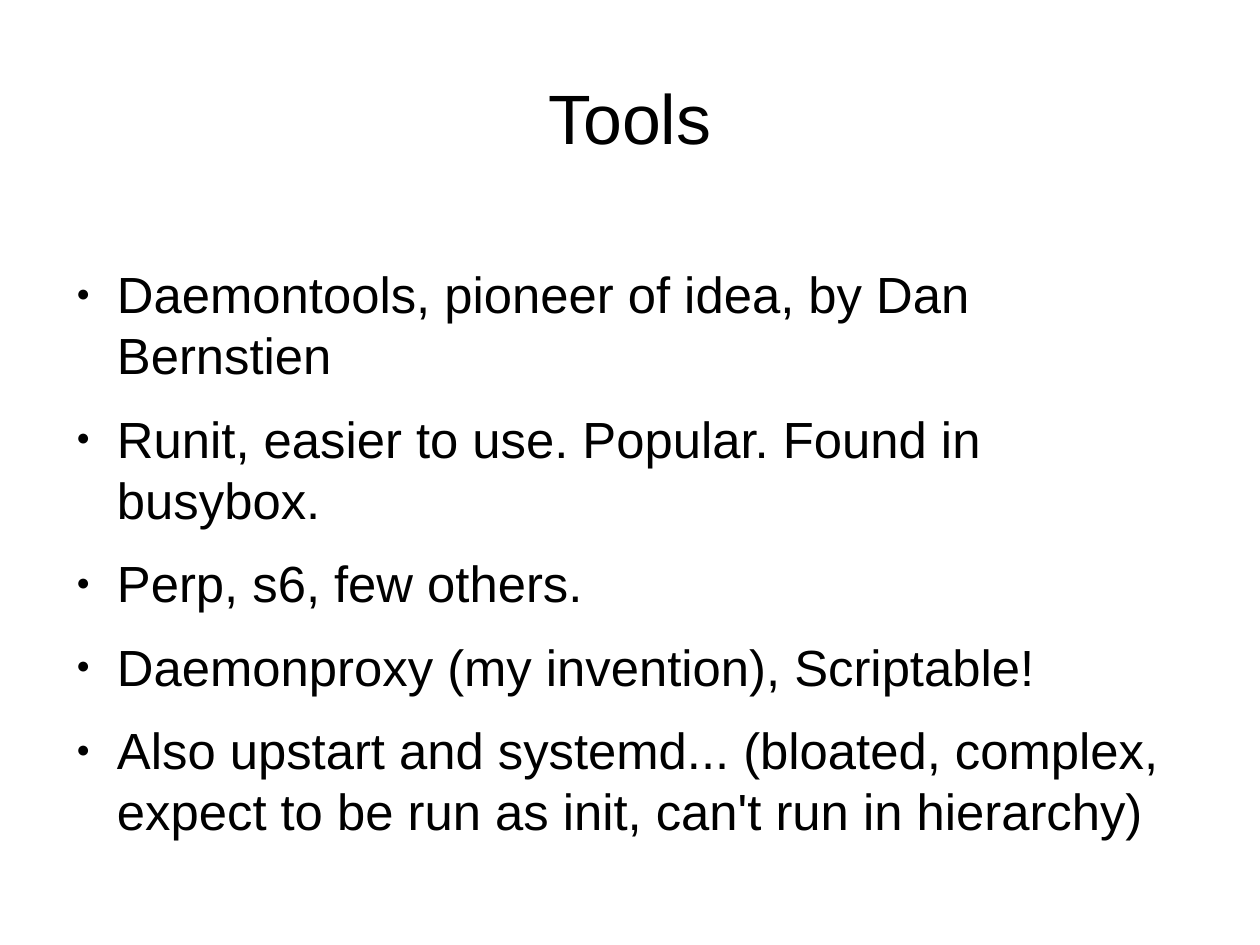
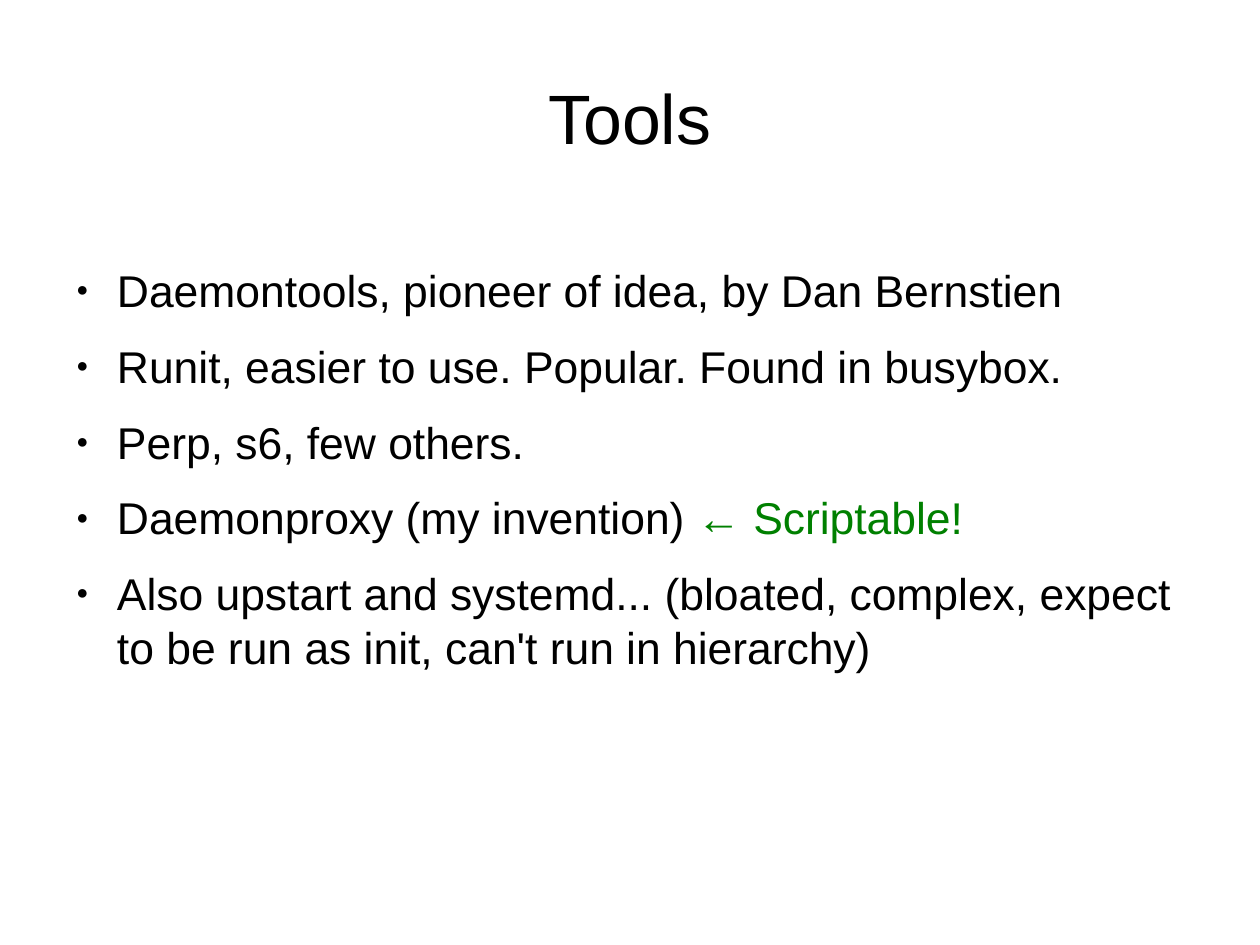
Before and after one commit to nrdvana/yapc-supervision-talk, a slide deck: slide 54 of slides.odp (slide 55 before the commit). Drawn at 1260x945 pixels with LibreOffice and Linux fonts; fonts in the diff are those of the drawing. Boxes give left, top, right and bottom in pixels: in the first picture for what was removed or moved away, otherwise in the second. Text is boxed around its words. In the diff, an @@ line names an element or a change of style, - is before the commit and + after.

Commit message:
Tweaks to slides and script, and added slide-switch points

```diff
--- a/slides.odp
+++ b/slides.odp
@@ text at [117,274,1171,673]: size 32 to 28 pt in "Daemontools, pioneer of idea, by Dan Bernstien", "Runit, easier to use. Popular. Found in ...", "Perp, s6, few others.", "Also upstart and systemd... (bloated, complex, expect ..." @@
@@ text at [117,501,963,544]: text changed; size 32 to 28 pt @@
-● Daemonproxy (my invention), Scriptable!
+● Daemonproxy (my invention) ← Scriptable!
```
Also in this commit, not shown: 20 other slides changed, 1 slide removed, 1 other file.
